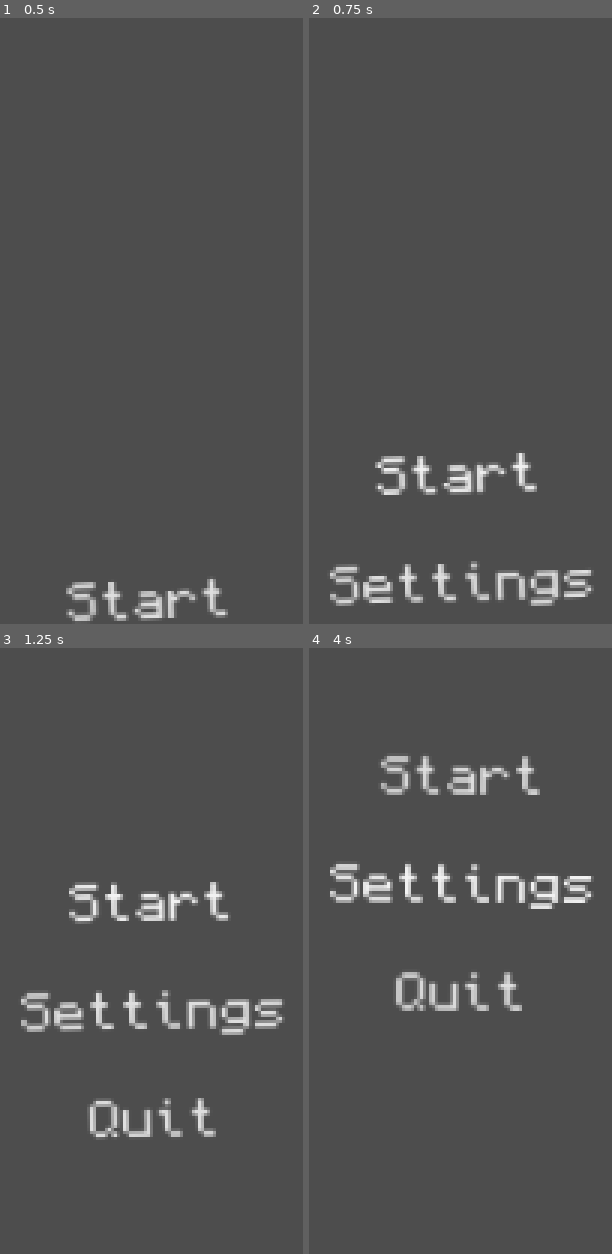
Above: before the commit, frames 1-4 (two rows, left to right).
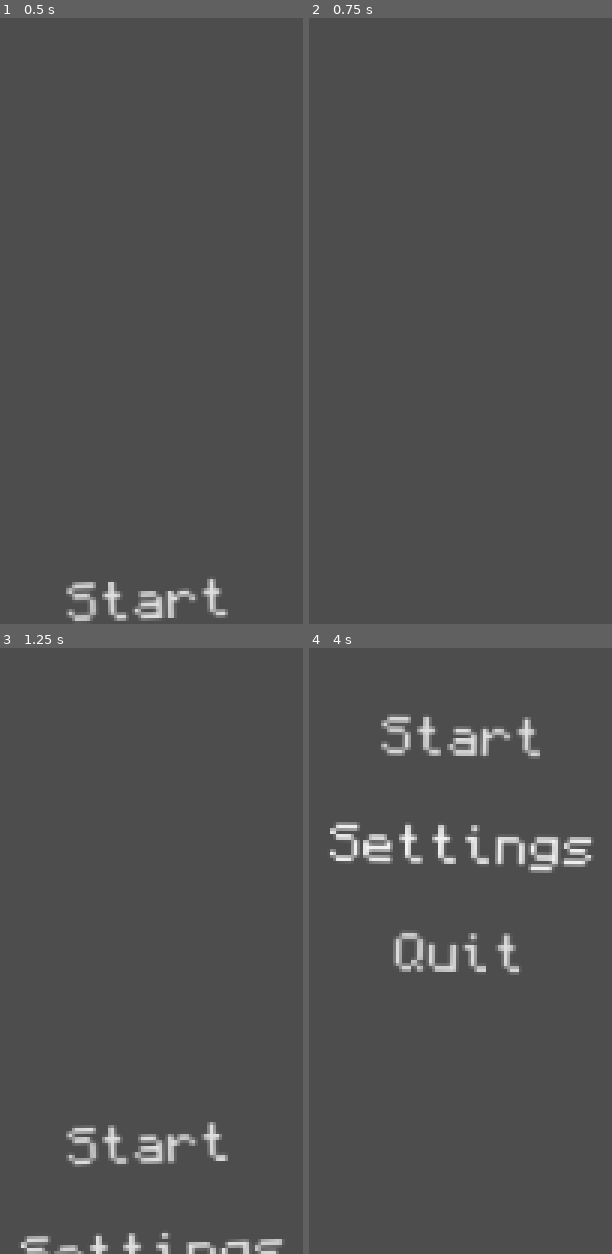
Above: after the commit, the same moments.

Repository: Oxyto/inspecteur-moustache
Game: Godot game, scene res://scenes/MainMenu.tscn
Same seed, same stepped clock (60 frames per second), same inputs: the game is played once before the commit and once after it.
Inputs (mouse positions are in pixels of both pictures, inside the frame that each line leads up to):
- Up to frame 1 (0.5 s): no input
- Up to frame 2 (0.75 s): click "Start" at 0.5 s
- Up to frame 3 (1.25 s): no input
- Up to frame 4 (4 s): click "Start" at 1.25 s; click "Start" at 2 s; click "Settings" at 2.75 s; move the mouse to (outside the picture) at 3.52 s; click (outside the picture) at 3.67 s

Frame 1 is identical in both runs. In frame 2, 4.0% of the frame differs, in the area x 6-95%, y 71-98%; in frame 3, 7.4%; in frame 4, 10%, in the area x 6-95%, y 10-60%.

Commit message:
feat(repo): add start and quit button

Diff:
--- a/scenes/MainMenu.tscn
+++ b/scenes/MainMenu.tscn
@@ -1,8 +1,10 @@
-[gd_scene load_steps=12 format=3 uid="uid://cr40mb3vhk7u"]
+[gd_scene load_steps=14 format=3 uid="uid://cr40mb3vhk7u"]
 
 [ext_resource type="Theme" uid="uid://drcploohw3e4v" path="res://themes/main_theme.tres" id="1_qqkgh"]
+[ext_resource type="Script" path="res://scripts/buttons/StartButton.gd" id="2_cn4nk"]
 [ext_resource type="Animation" uid="uid://2fdunocf0lbt" path="res://animations/button/ButtonsJiggle.res" id="2_nca0w"]
 [ext_resource type="Animation" uid="uid://p83vvapqwxjv" path="res://animations/button/ButtonsSpawn.res" id="3_bdkhg"]
+[ext_resource type="Script" path="res://scripts/buttons/QuitButton.gd" id="3_tgyav"]
 
 [sub_resource type="Animation" id="Animation_3cfu6"]
 length = 0.001
@@ -104,6 +106,7 @@
 layout_mode = 2
 theme = ExtResource("1_qqkgh")
 text = "Start"
+script = ExtResource("2_cn4nk")
 
 [node name="Settings" type="Button" parent="VBoxContainer"]
 custom_minimum_size = Vector2(0, 48)
@@ -116,6 +119,7 @@
 layout_mode = 2
 theme = ExtResource("1_qqkgh")
 text = "Quit"
+script = ExtResource("3_tgyav")
 
 [node name="ButtonsAnimation" type="AnimationPlayer" parent="."]
 root_node = NodePath("../VBoxContainer/Quit")
@@ -131,3 +135,6 @@
 parameters/Add2/add_amount = 1.0
 parameters/TimeScale/scale = 0.4
 "parameters/TimeScale 2/scale" = 0.2
+
+[connection signal="pressed" from="VBoxContainer/Start" to="VBoxContainer/Start" method="_on_pressed"]
+[connection signal="pressed" from="VBoxContainer/Quit" to="VBoxContainer/Quit" method="_on_pressed"]
--- /dev/null
+++ b/scripts/buttons/QuitButton.gd
@@ -0,0 +1,15 @@
+extends Button
+
+
+# Called when the node enters the scene tree for the first time.
+func _ready():
+	pass # Replace with function body.
+
+
+# Called every frame. 'delta' is the elapsed time since the previous frame.
+func _process(delta):
+	pass
+
+
+func _on_pressed():
+	get_tree().quit()
--- /dev/null
+++ b/scripts/buttons/StartButton.gd
@@ -0,0 +1,15 @@
+extends Button
+
+
+# Called when the node enters the scene tree for the first time.
+func _ready():
+	pass # Replace with function body.
+
+
+# Called every frame. 'delta' is the elapsed time since the previous frame.
+func _process(delta):
+	pass
+
+
+func _on_pressed():
+	get_tree().change_scene_to_file("res://scenes/MainMenu.tscn")
